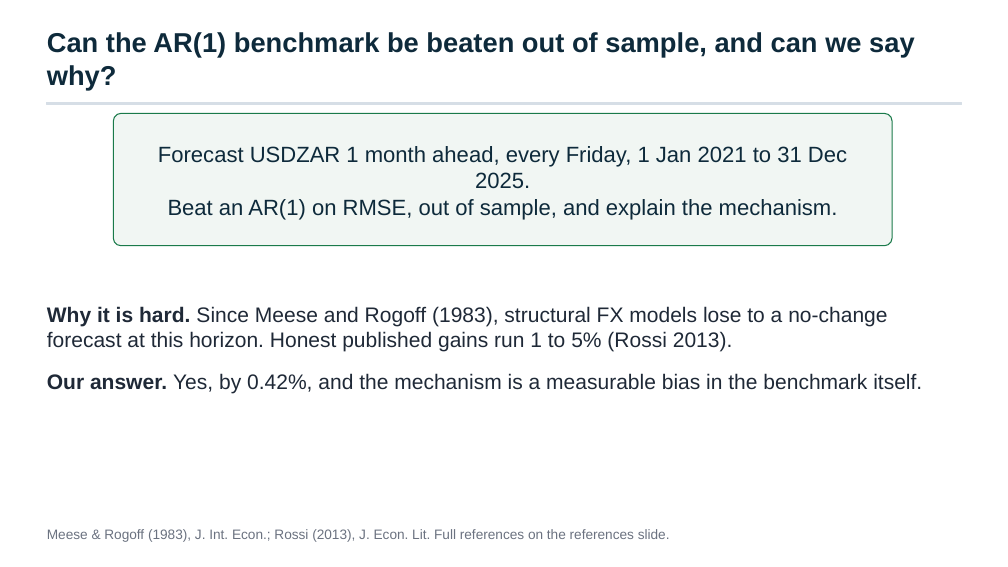
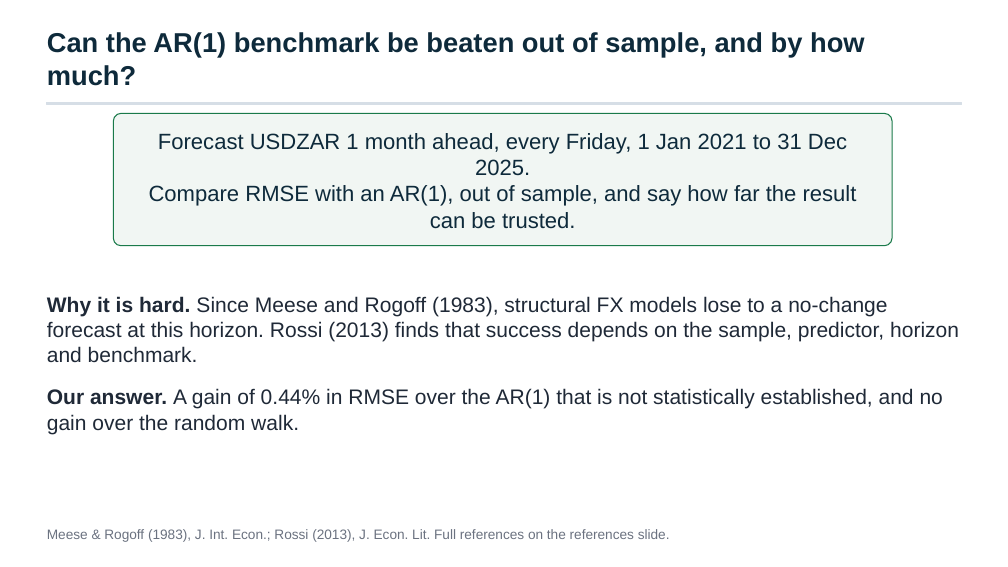
Before and after one commit to Aakashanil67/usdzar-forecasting, a slide deck: slide 2 of reports/presentation.pptx. Drawn at 1008x567 pixels with LibreOffice and Linux fonts; fonts in the diff are those of the drawing. Boxes give left, top, right and bottom in pixels: in the first picture for what was removed or moved away, otherwise in the second. Text is boxed around its words. In the diff, an @@ line names an element or a change of style, - is before the commit and + after.

Commit message:
Generate every quoted number in the docs from the results files and correct the overstated claims
README and METHODOLOGY are now rendered from templates, and the report, deck and notebook read the same keys. Corrects the DM table signs, the M5 attribution, the weight narrative, the covered-parity and AR(1) equilibrium explanations, and the power interpretation, and labels 2021-2025 as exploratory.

```diff
--- a/reports/presentation.pptx
+++ b/reports/presentation.pptx
@@ text at box(47, 32, 865, 86): text changed @@
-Can the AR(1) benchmark be beaten out of sample, and can we say why?
+Can the AR(1) benchmark be beaten out of sample, and by how much?
@@ text at box(149, 185, 857, 229): text changed @@
-Beat an AR(1) on RMSE, out of sample, and explain the mechanism.
+Compare RMSE with an AR(1), out of sample, and say how far the result can be trusted.
@@ text at box(47, 296, 959, 434): text changed @@
-• Why it is hard. Since Meese and Rogoff (1983), structural FX models lose to a no-change forecast at this horizon. Honest published gains run 1 to 5% (Rossi 2013).
-Our answer. Yes, by 0.42%, and the mechanism is a measurable bias in the benchmark itself.
+• Why it is hard. Since Meese and Rogoff (1983), structural FX models lose to a no-change forecast at this horizon. Rossi (2013) finds that success depends on the sample, predictor, horizon and benchmark.
+Our answer. A gain of 0.44% in RMSE over the AR(1) that is not statistically established, and no gain over the random walk.
```
Also in this commit, not shown: 13 other slides changed, 1 slide added, 26 other files.
